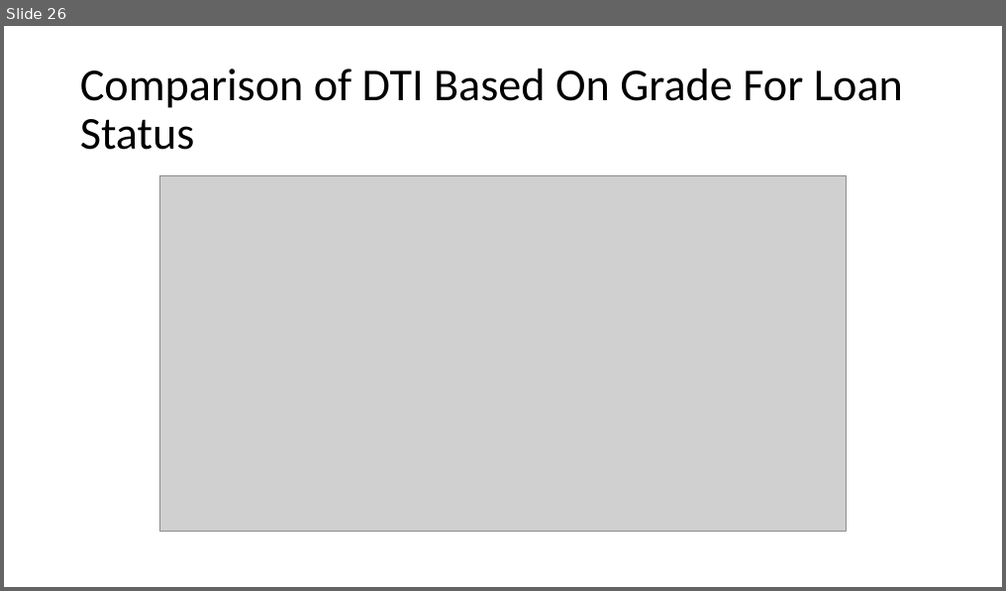
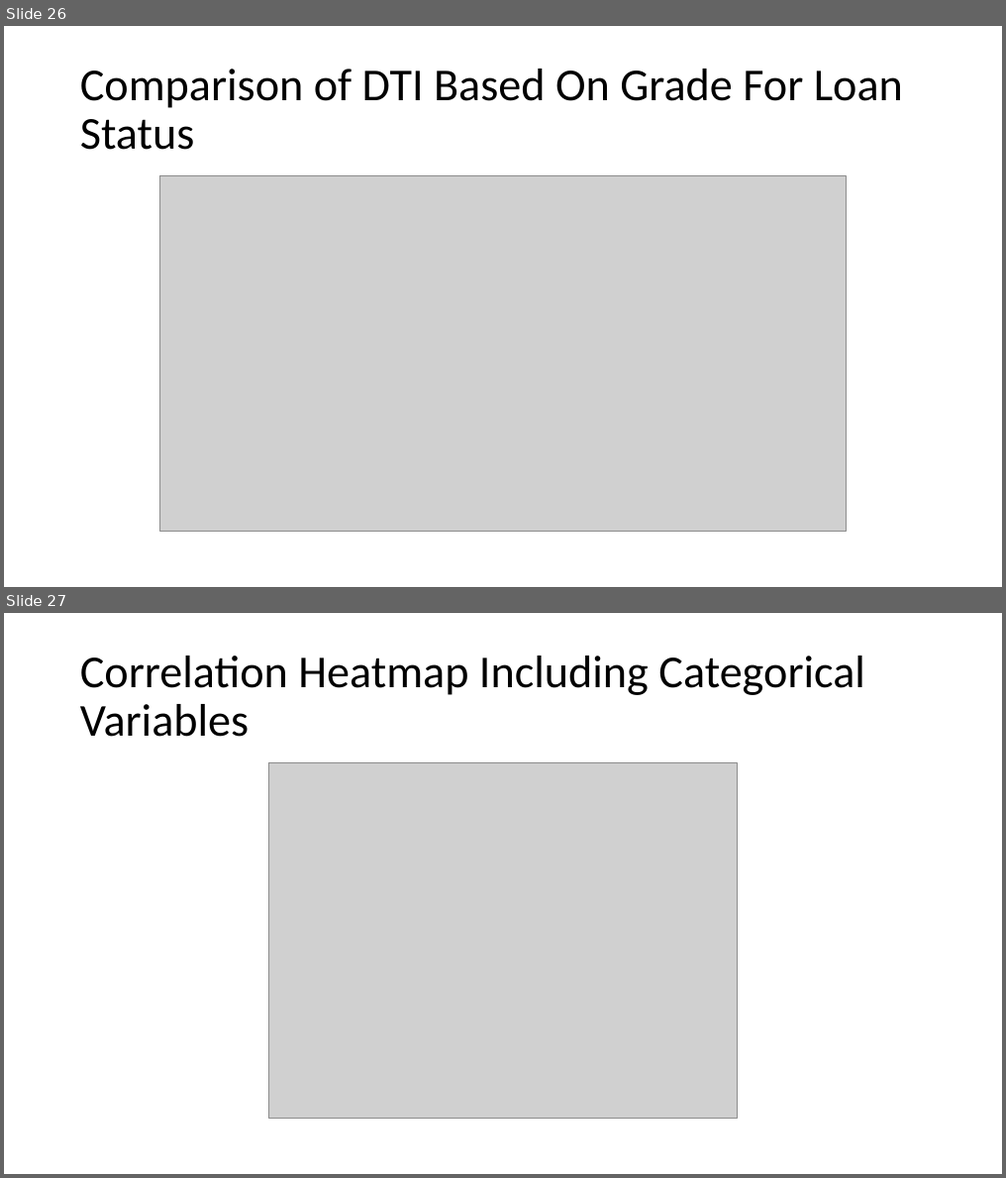
Before and after one commit to vjereme/Lending_Club_CaseStudy, a slide deck: Lending_Club_CaseStudy_Syed_Jereme.pptx. Shown one above the other, each under a label of ours: slide 26 before the commit, slides 26 and 27 after it. The pictures are 1006x591 and 1006x1178 pixels, drawn with LibreOffice and Linux fonts; fonts in the diff are those of the drawing; grey boxes stand for pictures. Boxes give left, top, right and bottom in pixels: in the first picture for what was removed or moved away, otherwise in the second. Text is boxed around its words. In the diff, an @@ line names an element or a change of style, - is before the commit and + after.

```diff
--- a/Lending_Club_CaseStudy_Syed_Jereme.pptx
+++ b/Lending_Club_CaseStudy_Syed_Jereme.pptx
@@ slide 27 added at box(4, 613, 1002, 1174), background #FFFFFF @@
@@ title added at box(80, 656, 865, 737), 44 pt, text #000000 @@
+Correlation Heatmap Including Categorical Variables
@@ picture added at box(269, 762, 738, 1119) @@
```
Also in this commit, not shown: 1 slide changed, 3 other slides added.
